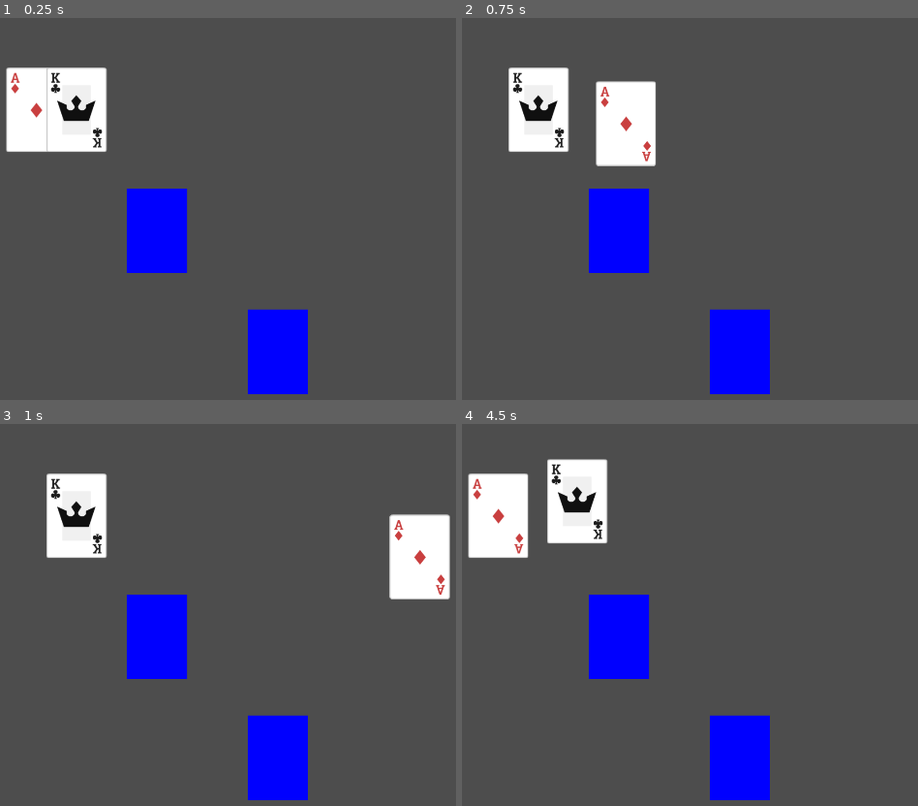
Above: before the commit, frames 1-4 (two rows, left to right).
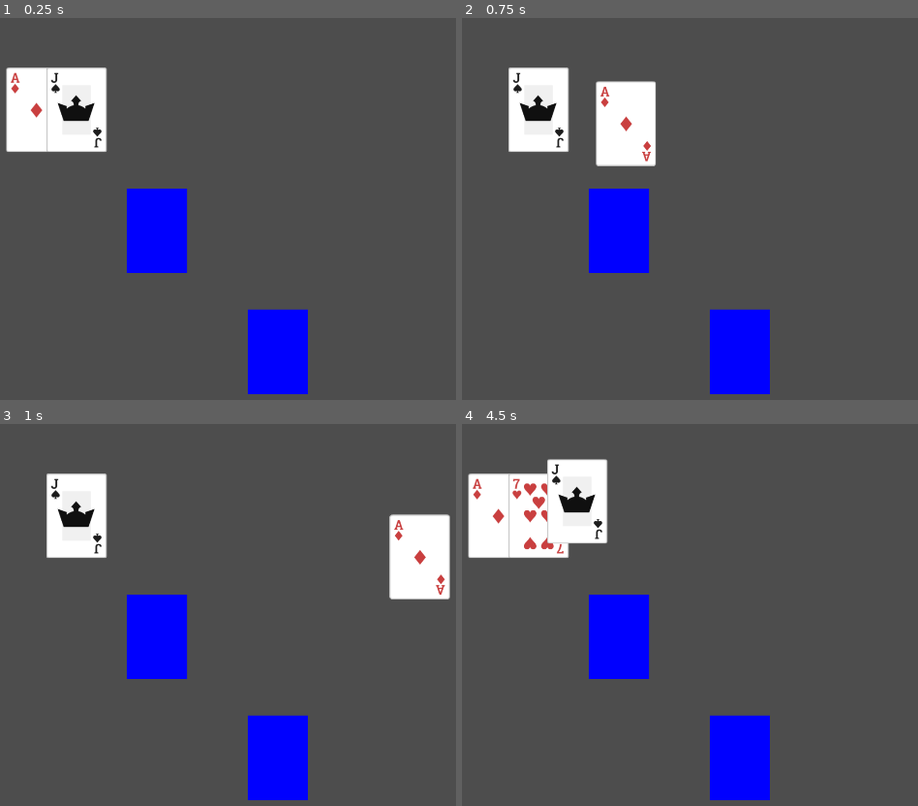
Above: after the commit, the same moments.

Repository: emabrey/card-framework
Game: Godot game, scene res://card_framework/card_manager.tscn
Same seed, same stepped clock (60 frames per second), same inputs: the game is played once before the commit and once after it. The project has no main scene, so this scene is started directly.
Inputs (mouse positions are in pixels of both pictures, inside the frame that each line leads up to):
- Up to frame 1 (0.25 s): no input
- Up to frame 2 (0.75 s): tap Enter at 0.5 s; drag from (466, 67) to (849, 109) at 0.52 s
- Up to frame 3 (1 s): no input
- Up to frame 4 (4.5 s): drag from (507, 473) to (735, 699) at 1.27 s; tap Space at 2, 3.5 s; move the mouse to (849, 515) at 2.02 s; click (849, 515) at 2.17 s; tap Enter at 2.75, 4.25 s; drag from (735, 699) to (544, 546) at 2.77 s; move the mouse to (outside the picture) at 3.52 s; click (outside the picture) at 3.67 s; drag from (544, 546) to (658, 500) at 4.27 s

The runs differ from the first frame. In frame 1, 0.2% of the frame differs, in the area x 11-24%, y 12-36%; in frame 2, 0.2%; in frame 3, 0.2%; in frame 4, 1.5%, in the area x 10-31%, y 10-36%.

Commit message:
feat(pile): implement pile

Diff:
--- a/card_framework/card.gd
+++ b/card_framework/card.gd
@@ -61,12 +61,17 @@
 			z_index = stored_z_index
 			CardFrameworkSignalBus.card_move_done.emit(self)
 			if target_drop_zone != null:
-				target_drop_zone.emit_signal("card_dropped", self)
+				CardFrameworkSignalBus.card_dropped.emit(self, target_drop_zone)
 				target_drop_zone = null
 
 
 func return_card():
 	is_moving_to_destination = true
+
+
+func move(destination: Vector2):
+	is_moving_to_destination = true
+	self.destination = destination
 
 
 func move_to_drop_zone(drop_zone: DropZone):
--- a/card_framework/card_manager.tscn
+++ b/card_framework/card_manager.tscn
@@ -1,11 +1,16 @@
-[gd_scene load_steps=7 format=3 uid="uid://c7u8hryloq7hy"]
+[gd_scene load_steps=12 format=3 uid="uid://c7u8hryloq7hy"]
 
 [ext_resource type="Script" path="res://card_framework/card_manager.gd" id="1_cp2xm"]
 [ext_resource type="PackedScene" uid="uid://brjlo8xing83p" path="res://card_framework/card.tscn" id="1_rvy15"]
 [ext_resource type="Texture2D" uid="uid://bg5qrq2m3p7vx" path="res://assets/images/cards/cardDiamondsA.png" id="3_1okis"]
 [ext_resource type="Texture2D" uid="uid://bnx5n1lm62uhd" path="res://assets/images/cards/cardBack_blue1.png" id="4_br0t2"]
 [ext_resource type="Texture2D" uid="uid://bcj7enn5aud74" path="res://assets/images/cards/cardClubsK.png" id="5_3nhiu"]
+[ext_resource type="Texture2D" uid="uid://dhbv3180662ef" path="res://assets/images/cards/cardClubsA.png" id="6_0jom7"]
+[ext_resource type="Texture2D" uid="uid://rq1hvheyp1l4" path="res://assets/images/cards/cardDiamonds5.png" id="7_4a4w8"]
 [ext_resource type="PackedScene" uid="uid://dk6rb7lhv1ef6" path="res://card_framework/pile.tscn" id="7_q6vhp"]
+[ext_resource type="Texture2D" uid="uid://cc36b3cs7qpr1" path="res://assets/images/cards/cardDiamondsJ.png" id="8_xp26u"]
+[ext_resource type="Texture2D" uid="uid://cqop7vbsrcb4a" path="res://assets/images/cards/cardHearts7.png" id="9_tvxph"]
+[ext_resource type="Texture2D" uid="uid://tj1aeye0jg6t" path="res://assets/images/cards/cardSpadesJ.png" id="10_p8f3f"]
 
 [node name="CardManager" type="Control"]
 layout_mode = 3
@@ -30,6 +35,51 @@
 front_image = ExtResource("5_3nhiu")
 back_image = ExtResource("4_br0t2")
 
+[node name="Card3" parent="." instance=ExtResource("1_rvy15")]
+layout_mode = 1
+offset_left = 300.0
+offset_top = 200.0
+offset_right = 300.0
+offset_bottom = 200.0
+front_image = ExtResource("6_0jom7")
+back_image = ExtResource("4_br0t2")
+
+[node name="Card4" parent="." instance=ExtResource("1_rvy15")]
+layout_mode = 1
+offset_left = 300.0
+offset_top = 200.0
+offset_right = 300.0
+offset_bottom = 200.0
+front_image = ExtResource("7_4a4w8")
+back_image = ExtResource("4_br0t2")
+
+[node name="Card5" parent="." instance=ExtResource("1_rvy15")]
+layout_mode = 1
+offset_left = 300.0
+offset_top = 200.0
+offset_right = 300.0
+offset_bottom = 200.0
+front_image = ExtResource("8_xp26u")
+back_image = ExtResource("4_br0t2")
+
+[node name="Card6" parent="." instance=ExtResource("1_rvy15")]
+layout_mode = 1
+offset_left = 300.0
+offset_top = 200.0
+offset_right = 300.0
+offset_bottom = 200.0
+front_image = ExtResource("9_tvxph")
+back_image = ExtResource("4_br0t2")
+
+[node name="Card7" parent="." instance=ExtResource("1_rvy15")]
+layout_mode = 1
+offset_left = 300.0
+offset_top = 200.0
+offset_right = 300.0
+offset_bottom = 200.0
+front_image = ExtResource("10_p8f3f")
+back_image = ExtResource("4_br0t2")
+
 [node name="Pile" parent="." instance=ExtResource("7_q6vhp")]
 offset_left = 500.0
 offset_top = 500.0
@@ -46,6 +96,7 @@
 offset_top = 800.0
 offset_right = 800.0
 offset_bottom = 800.0
+card_face_up = false
 sensor_size = Vector2(150, 210)
 sensor_color = Color(0, 1, 0, 1)
 placement_size = Vector2(150, 210)
--- a/card_framework/drop_zone.gd
+++ b/card_framework/drop_zone.gd
@@ -1,7 +1,5 @@
 class_name DropZone
 extends Control
-
-signal card_dropped(card: Card)
 
 static var next_id = 0
 
--- a/card_framework/pile.gd
+++ b/card_framework/pile.gd
@@ -10,7 +10,8 @@
 
 @export var stack_display_gap := 8
 @export var max_stack_display := 6
-@export var card_ui_face_up := true
+@export var card_face_up := true
+@export var layout := PileDirection.UP
 
 @export_group("drop_zone")
 @export_subgroup("Sensor")
@@ -31,14 +32,47 @@
 @onready var drop_zone := $DropZone
 
 func _ready() -> void:
-	drop_zone.card_dropped.connect(_card_dropped)
+	CardFrameworkSignalBus.card_dropped.connect(_card_dropped)
 	drop_zone.set_sensor(sensor_size, sensor_position, sensor_color, sensor_visibility)
 	drop_zone.set_placement(placement_size, placement_position, placement_color, placement_visibility)
 
 
-func _card_dropped(card: Card) -> void:
-	add_card(card)
+func _card_dropped(card: Card, drop_zone: DropZone) -> void:
+	if self.drop_zone == drop_zone:
+		add_card(card)
+	elif _held_cards.has(card):
+		_held_cards.remove_at(_held_cards.find(card))
+		_update_target_positions()
 
 
 func add_card(card: Card) -> void:
 	Util.move_object(card, cards)
+	_held_cards.append(card)
+	_update_target_positions()
+
+
+func _update_target_positions():
+	for i in _held_cards.size():
+		var card = _held_cards[i]
+		var target_pos = position + _calculate_offset(i)
+		card.show_front = card_face_up
+		card.z_index = 3000 + i if card.is_clicked else i
+		card.move(target_pos)
+
+
+func _calculate_offset(index: int) -> Vector2:
+	var offset = Vector2()
+	var actual_index = min(index, max_stack_display - 1)
+	var offset_value = actual_index * stack_display_gap
+
+	match layout:
+		PileDirection.UP:
+			offset.y -= offset_value
+		PileDirection.DOWN:
+			offset.y += offset_value
+		PileDirection.RIGHT:
+			offset.x += offset_value
+		PileDirection.LEFT:
+			offset.x -= offset_value
+
+	return offset
